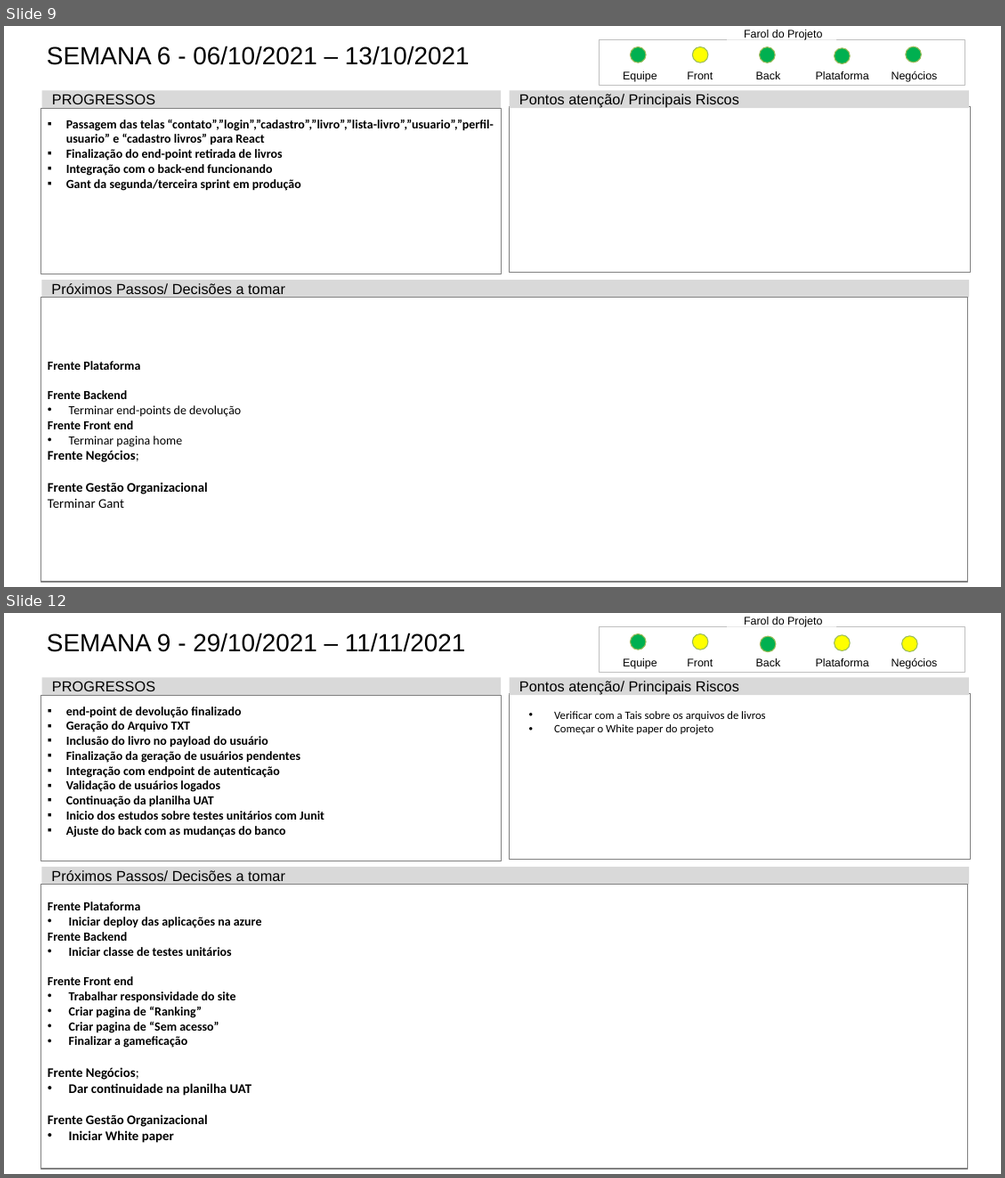
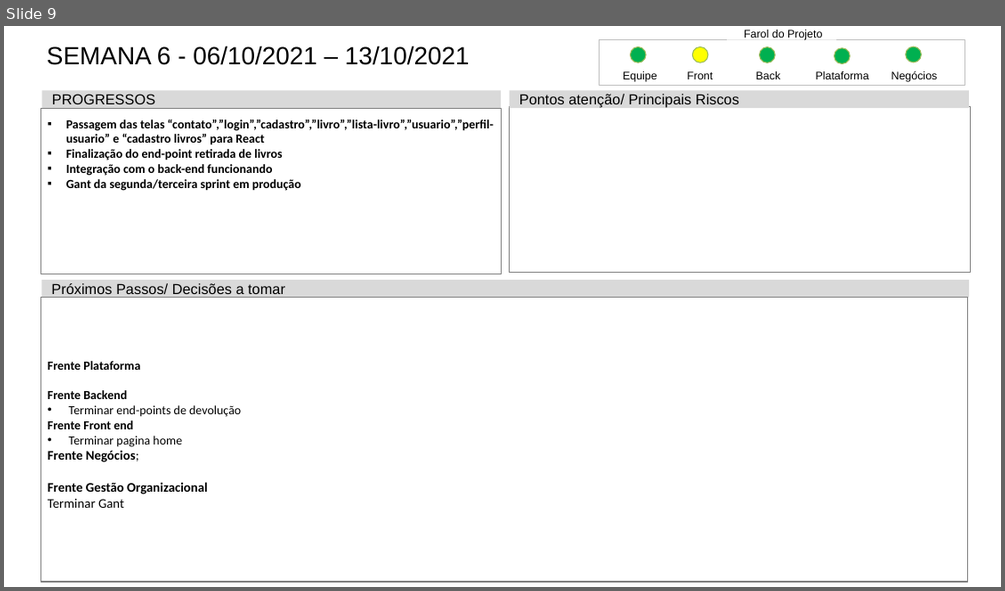
Before and after one commit to Luis-Silva80/grupo05-adsa, a slide deck: Documentação/EngenhariaDeSoftware/Mod_Status_Report-PI20202.pptx. Shown one above the other, each under a label of ours: slides 9 and 12 before the commit, slide 9 after it; the slides between them are not shown. The pictures are 1005x1178 and 1005x591 pixels, drawn with LibreOffice and Linux fonts; fonts in the diff are those of the drawing. Boxes give left, top, right and bottom in pixels: in the first picture for what was removed or moved away, otherwise in the second. Text is boxed around its words. In the diff, an @@ line names an element or a change of style, - is before the commit and + after.

Commit message:
Revert "docs: adicionar o status-report semanal"
This reverts commit af28287456a4b64f064c0bc9cb2a60ee1630ac49.

```diff
--- a/Documentação/EngenhariaDeSoftware/Mod_Status_Report-PI20202.pptx
+++ b/Documentação/EngenhariaDeSoftware/Mod_Status_Report-PI20202.pptx
@@ slide 12 removed at (4,613,1001,1174), background #FFFFFF @@
@@ title removed at (47,633,466,652) @@
-SEMANA 9 - 29/10/2021 – 11/11/2021
@@ rectangle removed at (599,626,965,673) @@
@@ ellipse removed at (630,634,646,649) @@
@@ ellipse removed at (692,634,708,649) @@
@@ rectangle removed at (727,613,837,627) @@
-Farol do Projeto
@@ ellipse removed at (760,636,776,651) @@
@@ ellipse removed at (834,635,850,651) @@
@@ ellipse removed at (902,636,917,651) @@
@@ text removed at (623,658,657,669) @@
-Equipe
@@ text removed at (687,658,712,666) @@
-Front
@@ text removed at (756,658,781,666) @@
-Back
@@ text removed at (816,658,869,666) @@
-Plataforma
@@ text removed at (891,657,938,669) @@
-Negócios
@@ rectangle removed at (42,677,501,695) @@
-PROGRESSOS
@@ rectangle removed at (510,677,968,695) @@
-Pontos atenção/ Principais Riscos
@@ rectangle removed at (40,695,501,861) @@
-  ▪ end-point de devolução finalizado
-  ▪ Geração do Arquivo TXT
-  ▪ Inclusão do livro no payload do usuário
-  ▪ Finalização da geração de usuários pendentes
-  ▪ Integração com endpoint de autenticação
-  ▪ Validação de usuários logados
-  ▪ Continuação da planilha UAT
-  ▪ Inicio dos estudos sobre testes unitários com Junit
-  ▪ Ajuste do back com as mudanças do banco
@@ rectangle removed at (510,693,970,860) @@
@@ text removed at (554,711,765,734) @@
-• Verificar com a Tais sobre os arquivos de livros
-• Começar o White paper do projeto
@@ rectangle removed at (42,867,970,884) @@
-Próximos Passos/ Decisões a tomar
@@ rectangle removed at (40,884,968,1168) @@
-  Frente Plataforma
-  • Iniciar deploy das aplicações na azure
-  Frente Backend
-  • Iniciar classe de testes unitários
-  Frente Front end
-  • Trabalhar responsividade do site
-  • Criar pagina de “Ranking”
-  • Criar pagina de “Sem acesso”
-  • Finalizar a gameficação
-  Frente Negócios;
-  • Dar continuidade na planilha UAT
-  Frente Gestão Organizacional
-  • Iniciar White paper
```
Also in this commit, not shown: 2 slides changed.
